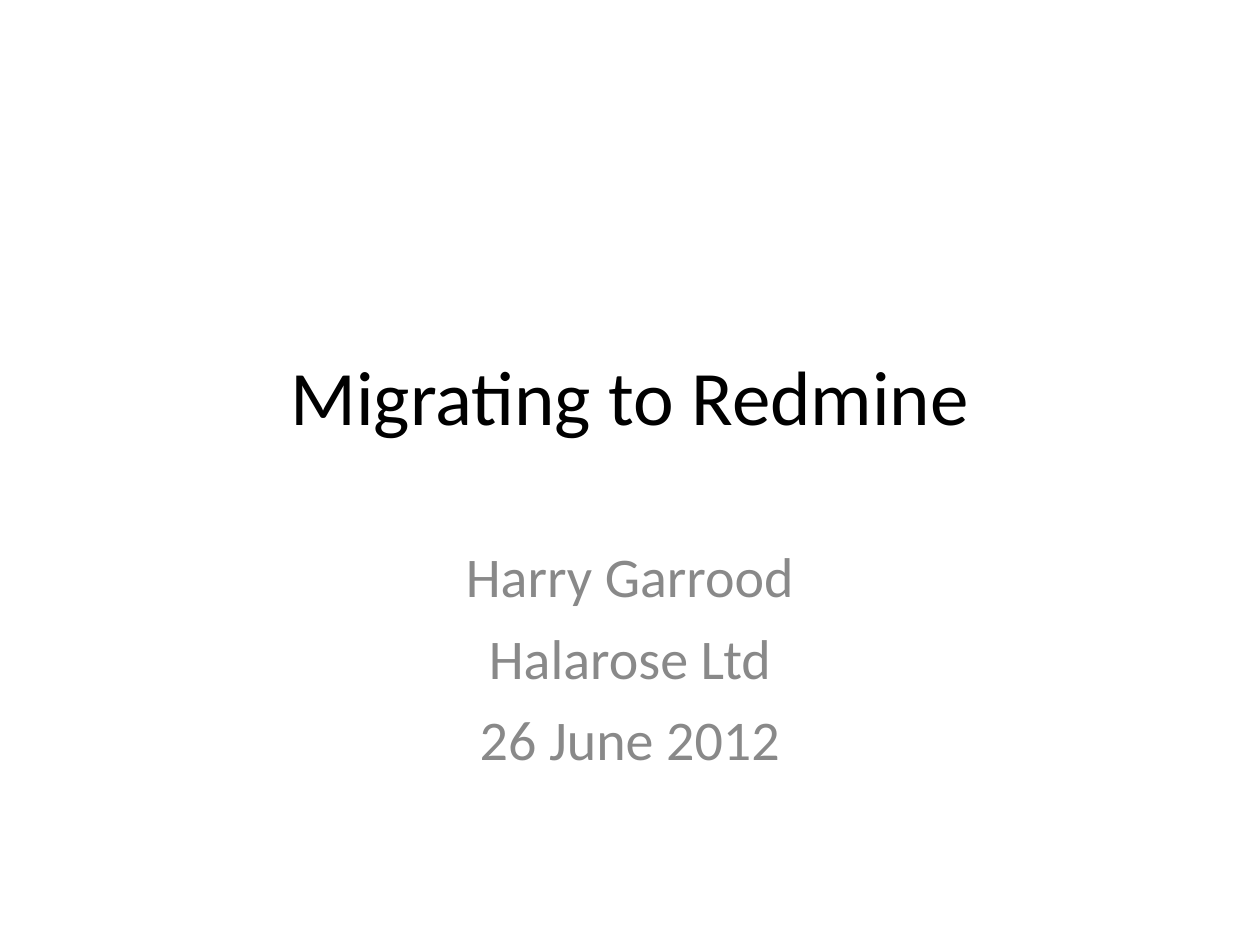
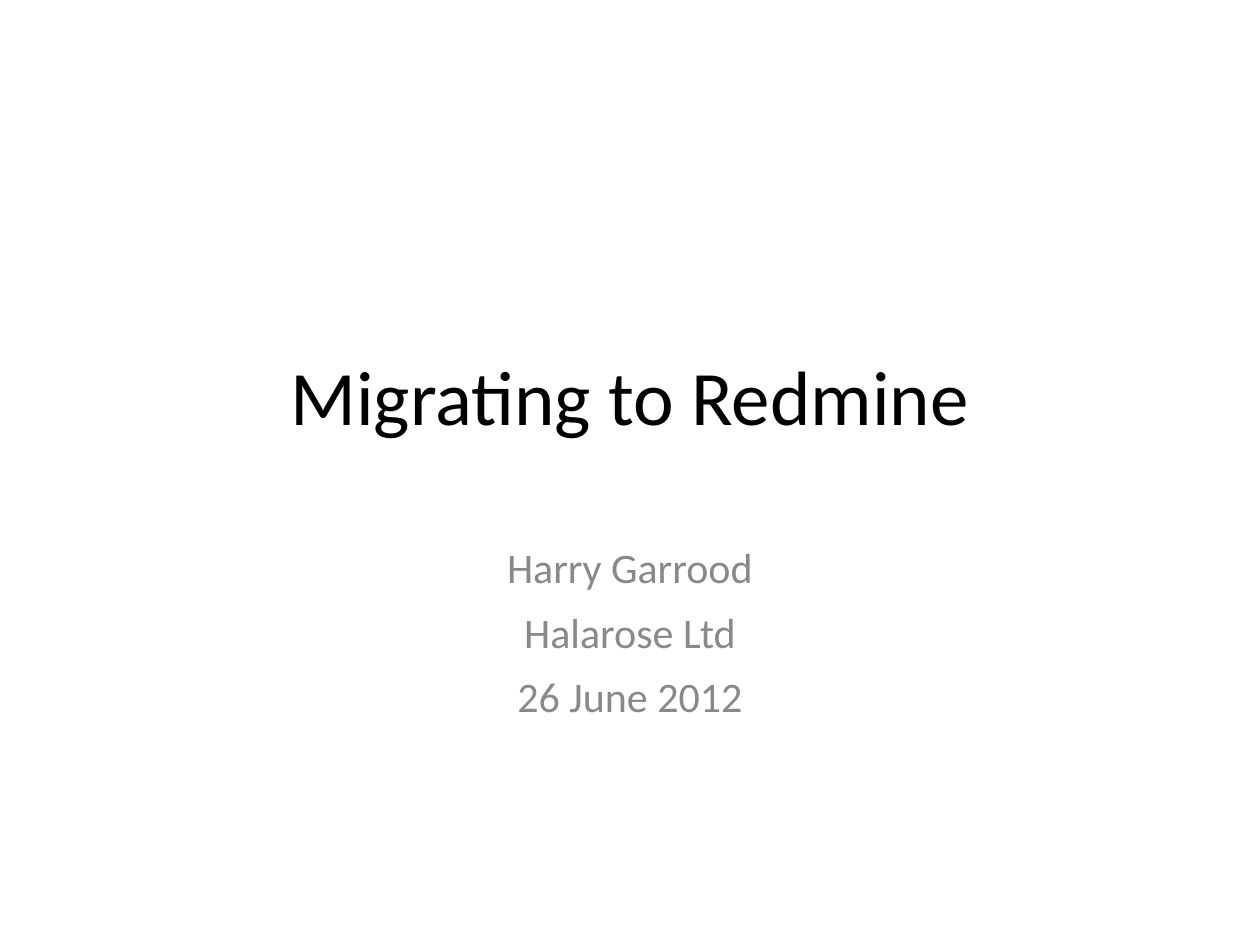
Before and after one commit to hdgarrood/yini-cttb-redmine, a slide deck: slide 1 of Migrating to Redmine.ppt. Drawn at 1260x945 pixels with LibreOffice and Linux fonts; fonts in the diff are those of the drawing. Boxes give left, top, right and bottom in pixels: in the first picture for what was removed or moved away, otherwise in the second. Text is boxed around its words. In the diff, an @@ line names an element or a change of style, - is before the commit and + after.

```diff
--- a/Migrating to Redmine.ppt
+++ b/Migrating to Redmine.ppt
@@ text "Harry Garrood" at bbox=[507, 554, 753, 712]: size 32 to 24 pt @@
```
Also in this commit, not shown: 2 other slides changed, 3 slides added, 3 other files.
